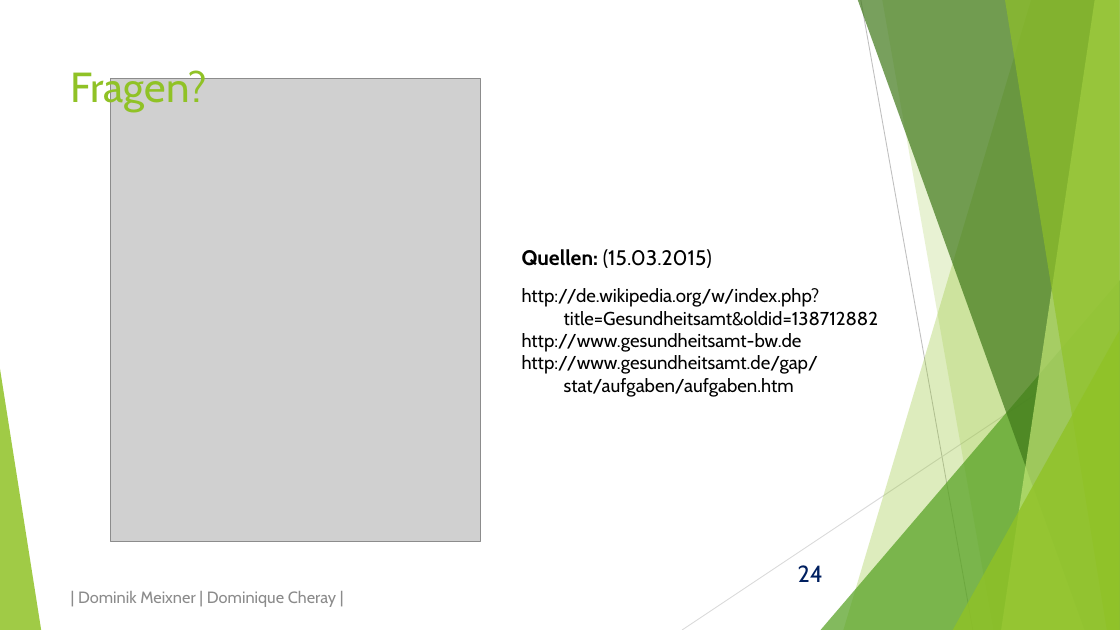
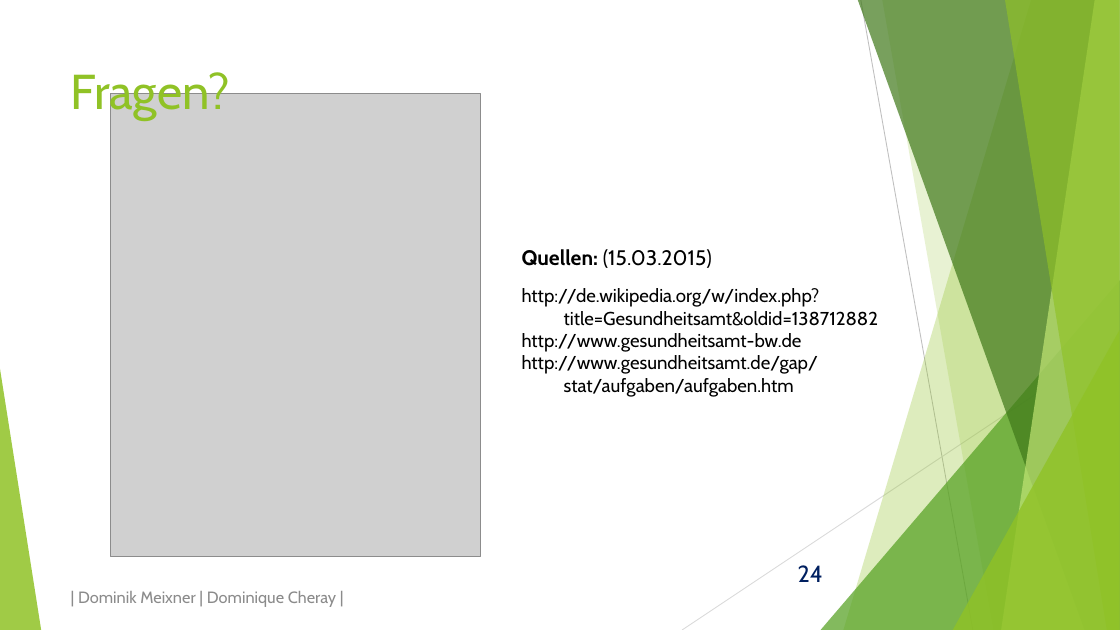
Before and after one commit to domeix/BlaBla, a slide deck: slide 24 of GesundheitsamtPraesDominik.pptx. Drawn at 1120x630 pixels with LibreOffice and Linux fonts; fonts in the diff are those of the drawing; grey boxes stand for pictures. Boxes give left, top, right and bottom in pixels: in the first picture for what was removed or moved away, otherwise in the second. Text is boxed around its words. In the diff, an @@ line names an element or a change of style, - is before the commit and + after.

```diff
--- a/GesundheitsamtPraesDominik.pptx
+++ b/GesundheitsamtPraesDominik.pptx
@@ title "Fragen?" at box(71, 68, 230, 120): size 36 to 42 pt @@
@@ picture: place and size @@
-picture at box(110, 78, 480, 541)
+picture at box(110, 93, 480, 556)
```
Also in this commit, not shown: 3 other slides changed.
